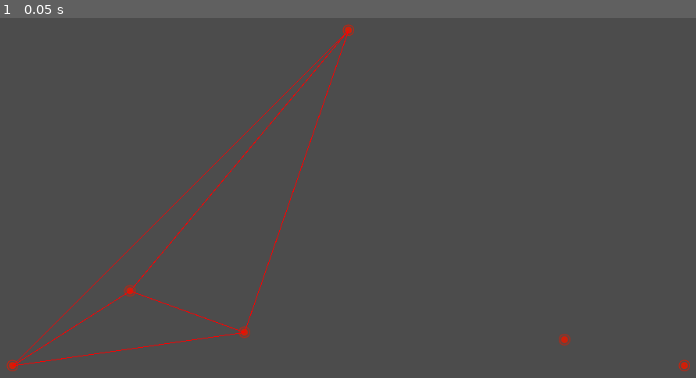
Above: before the commit, frame 1.
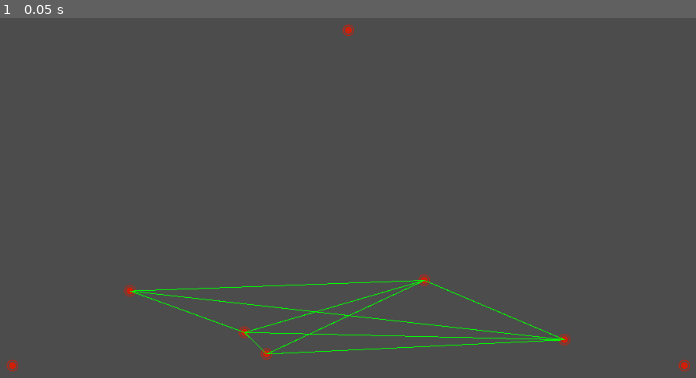
Above: after the commit, the same moment.

Repository: Dead-Rabbit/GodotDelaunay
Game: Godot game, scene res://scenes/Delaunay.tscn
The game is run twice, just before and just after one commit, with the same random seed, the same clock (stepped at 60 frames per second) and the same inputs.
Inputs:
- Up to frame 1 (0.05 s): no input

The runs differ from the first frame. In frame 1, 2.0% of the frame differs, in the area x 1-82%, y 3-97%.

Commit message:
完成？有bug，存在交叉的线和部分无法形成线

Diff:
--- a/scripts/baseClass/DelaunayPoint.gd
+++ b/scripts/baseClass/DelaunayPoint.gd
@@ -21,7 +21,8 @@
 	parent.add_child(sp)
 
 func compare(other):
-	return other.x == self.x and other.y == self.y
+#	return other.x == self.x and other.y == self.y
+	return other.id == self.id
 
 static func sort_by_x(a, b):
 	if a.x < b.x:
--- a/scripts/baseClass/DelaunayTriangle.gd
+++ b/scripts/baseClass/DelaunayTriangle.gd
@@ -7,6 +7,8 @@
 var point1 : DelaunayPoint
 var point2 : DelaunayPoint
 var point3 : DelaunayPoint
+
+var pointIds = []
 
 var line1 : DelaunayLine
 var line2 : DelaunayLine
@@ -18,7 +20,7 @@
 
 var line2D : Line2D
 
-enum draw_type {TEMP_TRIANGLE, TRIANGLE}
+enum draw_type {TEMP_TRIANGLE, TRIANGLE, FINAL, DELETE}
 
 # 初始化
 func _init(point1 : DelaunayPoint, point2 : DelaunayPoint, point3 : DelaunayPoint):
@@ -28,18 +30,31 @@
 	self.line1 = DelaunayLine.new(self.point1, self.point2)
 	self.line2 = DelaunayLine.new(self.point2, self.point3)
 	self.line3 = DelaunayLine.new(self.point3, self.point1)
+	self.pointIds.append(point1.id)
+	self.pointIds.append(point2.id)
+	self.pointIds.append(point3.id)
+	line2D = Line2D.new()
+
+
+func compare(other):
+	return other.point1.id in pointIds \
+		and other.point2.id in pointIds \
+		and other.point3.id in pointIds
 
 
 func draw(parent, d_type):
-	line2D = Line2D.new()
+	line2D.clear_points()
 	line2D.width = 1
 	match d_type:
 		0:
-			print("temp")
-			line2D.default_color = Color.yellowgreen
+			line2D.default_color = Color.yellow
 		1:
-			print("triangle")
 			line2D.default_color = Color.red
+		2:
+			line2D.default_color = Color.green
+		3:
+			line2D.clear_points()
+			return
 
 	line2D.add_point(self.point1.getLocation())
 	line2D.add_point(self.point2.getLocation())
--- a/scripts/delaunayControl.gd
+++ b/scripts/delaunayControl.gd
@@ -10,7 +10,7 @@
 var area_bottom = 500
 
 # 点相关
-var pointNum = 3
+var pointNum = 5
 var points = []
 var superTrianglePoints = []
 
@@ -108,10 +108,26 @@
 			var edge = edgeBuffer[i]
 			var tempTriangle = DelaunayTriangle.new(edge.point1, edge.point2, point)
 			tempTriangles.append(tempTriangle)
+			tempTriangle.draw(self, DelaunayTriangle.draw_type.TEMP_TRIANGLE)
 			i += 1
 
 #　　　　将triangles与temp triangles进行合并
+		var finalTriangles = []
+		finalTriangles.append_array(triangles)
+		finalTriangles.append_array(tempTriangles)
 #　　　　除去与超级三角形有关的三角形
+		i = 0
+		while i < finalTriangles.size():
+			var finalTriangle = finalTriangles[i]
+			if superTriangle.point1.id in finalTriangle.pointIds \
+			or superTriangle.point2.id in finalTriangle.pointIds \
+			or superTriangle.point3.id in finalTriangle.pointIds:
+				finalTriangle.draw(self, DelaunayTriangle.draw_type.DELETE)
+				finalTriangles.remove(i)
+				i -= 1
+			else:
+				finalTriangle.draw(self, DelaunayTriangle.draw_type.FINAL)
+			i+= 1
 
 
 # 生成随机点
